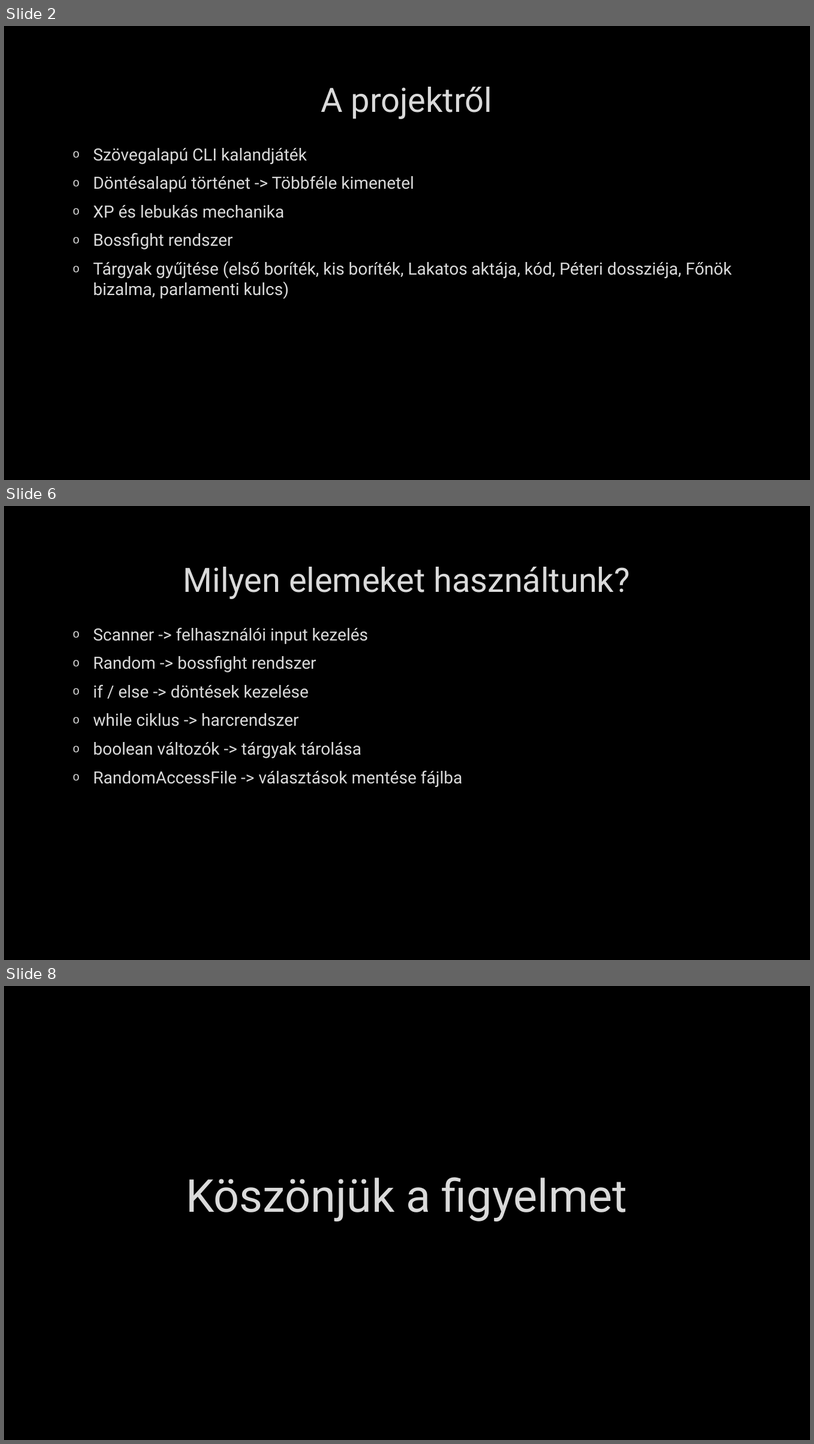
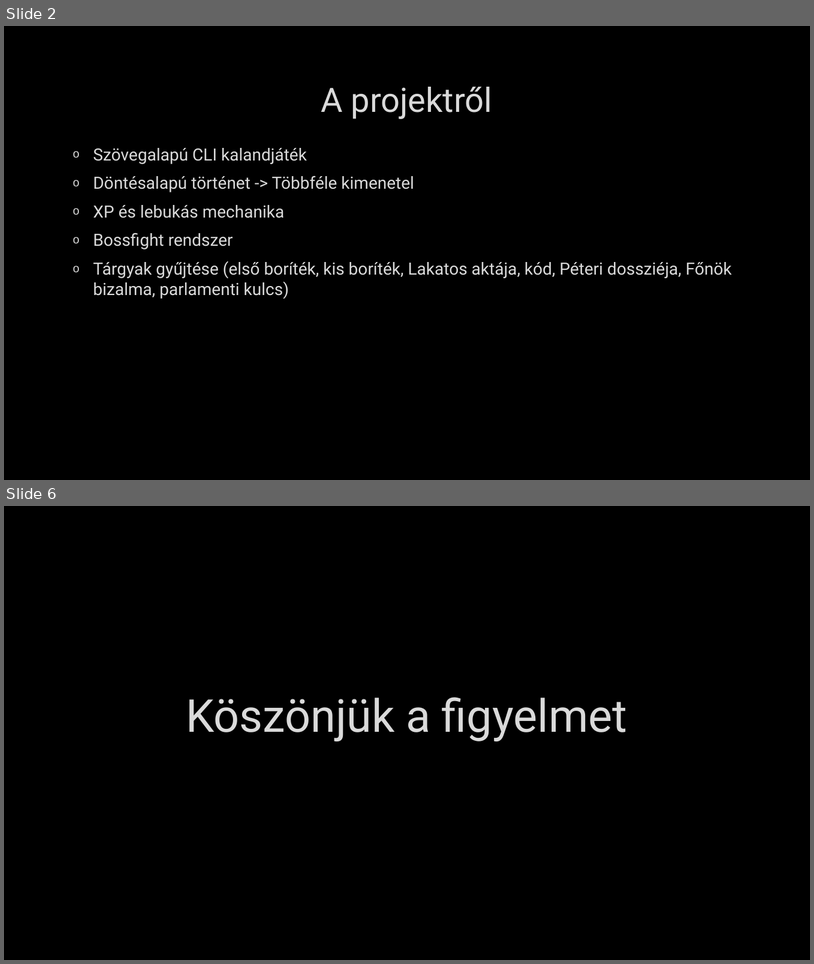
Before and after one commit to djkzea/java, a slide deck: projektmunka.pptx. Shown one above the other, each under a label of ours: slides 2, 6 and 8 before the commit, slides 2 and 6 after it; the slides between them are not shown. The pictures are 814x1444 and 814x964 pixels, drawn with LibreOffice and Linux fonts; fonts in the diff are those of the drawing; background and template pictures are left out. Boxes give left, top, right and bottom in pixels: in the first picture for what was removed or moved away, otherwise in the second. Text is boxed around its words. In the diff, an @@ line names an element or a change of style, - is before the commit and + after.

```diff
--- a/projektmunka.pptx
+++ b/projektmunka.pptx
@@ slide 6 removed at [4, 506, 810, 960], background picture (left out) @@
@@ title removed at [183, 567, 630, 599] @@
-Milyen elemeket használtunk?
@@ text removed at [93, 627, 462, 787] @@
-o Scanner -> felhasználói input kezelés
-o Random -> bossfight rendszer
-o if / else -> döntések kezelése
-o while ciklus -> harcrendszer
-o boolean változók -> tárgyak tárolása
-o RandomAccessFile -> választások mentése fájlba
@@ what was slide 8 is now slide 6 @@
```
Also in this commit, not shown: 3 slides changed, 1 other slide removed.
